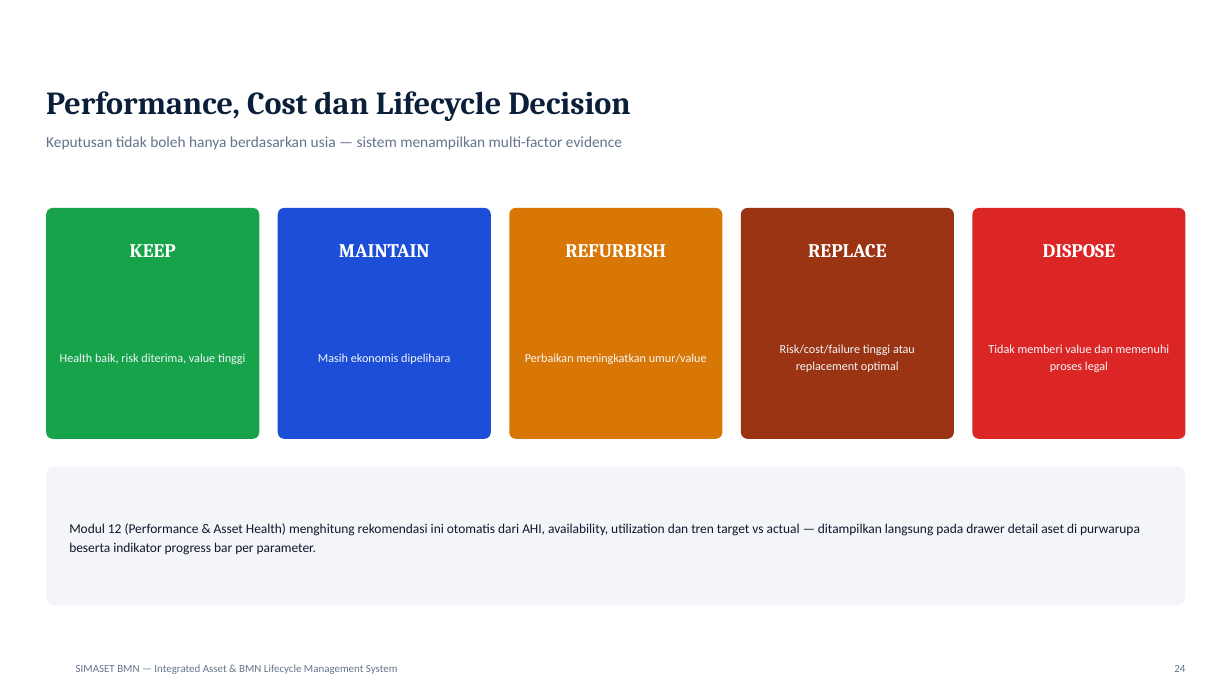
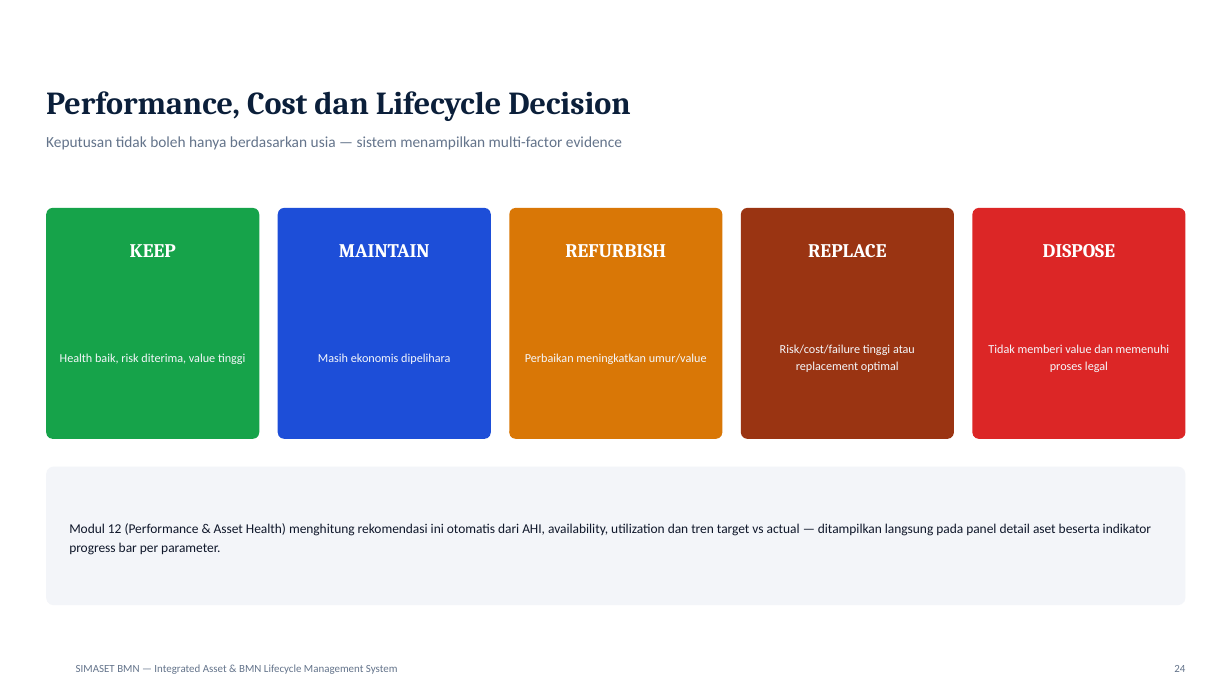
Before and after one commit to DrOsmond-STU/asetmanajemen, a slide deck: slide 25 of docs/SIMASET-BMN-Presentasi.pptx. Drawn at 1232x693 pixels with LibreOffice and Linux fonts; fonts in the diff are those of the drawing; background and template pictures are left out. Boxes give left, top, right and bottom in pixels: in the first picture for what was removed or moved away, otherwise in the second. Text is boxed around its words. In the diff, an @@ line names an element or a change of style, - is before the commit and + after.

```diff
--- a/docs/SIMASET-BMN-Presentasi.pptx
+++ b/docs/SIMASET-BMN-Presentasi.pptx
@@ text at (69, 523, 1151, 555): text changed @@
-Modul 12 (Performance & Asset Health) menghitung rekomendasi ini otomatis dari AHI, availability, utilization dan tren target vs actual — ditampilkan langsung pada drawer detail aset di purwarupa beserta indikator progress bar per parameter.
+Modul 12 (Performance & Asset Health) menghitung rekomendasi ini otomatis dari AHI, availability, utilization dan tren target vs actual — ditampilkan langsung pada panel detail aset beserta indikator progress bar per parameter.
```
Also in this commit, not shown: 22 other slides changed, 4 other files.
